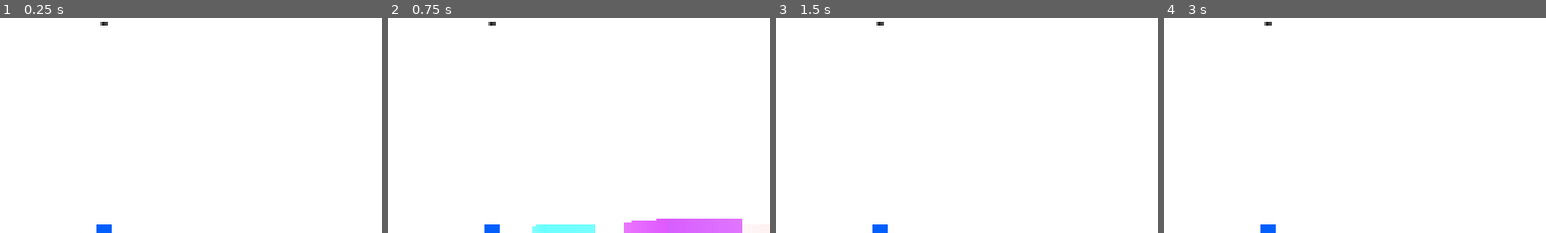
Above: before the commit, frames 1-4 (left to right).
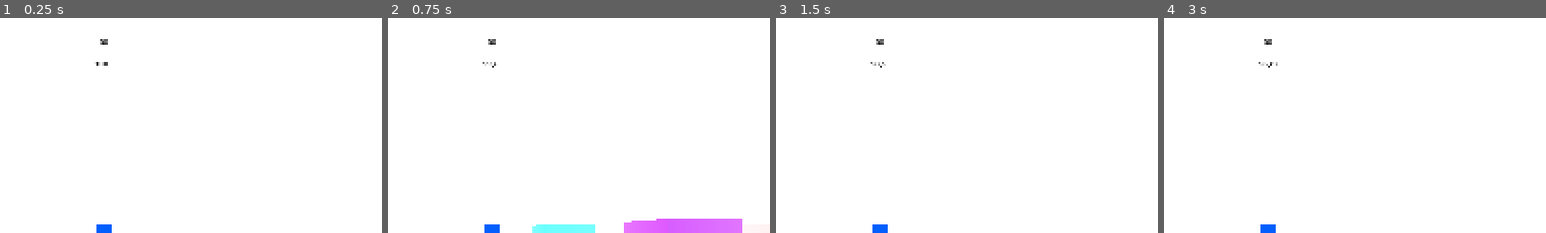
Above: after the commit, the same moments.

Repository: kurilluk/SkyHop-e-
Game: Godot game, scene res://sky/sky.tscn
Two runs of this game, one before a commit and one after it. Both use one fixed random seed, a clock stepped at 60 frames per second and the inputs below.
Inputs (mouse positions are % of the whole screen's width and height, from its top left):
- Up to frame 1 (0.25 s): no input
- Up to frame 2 (0.75 s): move the mouse to (55, 50) at 0.52 s; hold W (move_forward) from 0.53 s (still down); hold Shift (crouch) from 0.53 s (still down)
- Up to frame 3 (1.5 s): keep holding W (move_forward); move the mouse to (45, 50) at 1.27 s; release Shift (crouch) at 1.28 s; click (45, 50) at 1.35 s
- Up to frame 4 (3 s): keep holding W (move_forward); tap Shift (crouch) at 1.55 s; move the mouse to (52, 48) at 2.02 s; hold Shift (crouch) 2.03-2.78 s; move the mouse to (49, 52) at 2.77 s; tap Mouse wheel down (next_block) at 2.85 s
The pictures show only the part of the screen within x 36-86%, y 0-50%; the shares and areas given below are measured in that part.

The runs differ from the first frame. In frame 1, 0.1% of the frame differs, in the area x 24-29%, y 1-23%; in frame 2, 0.1%; in frame 3, 0.1%; in frame 4, 0.1%.

Commit message:
player collision improvement

Diff:
--- a/menu/ingame/pause_menu.gd
+++ b/menu/ingame/pause_menu.gd
@@ -17,6 +17,7 @@
 	if Input.is_action_just_pressed(&"pause"):
 		_is_paused = not _is_paused
 		pause.visible = _is_paused
+		get_tree().paused = _is_paused
 		#crosshair.visible = not crosshair.visible
 		#options.visible = false
 		if not _is_paused:
@@ -28,6 +29,7 @@
 func _on_Resume_pressed():
 	Input.set_mouse_mode(Input.MOUSE_MODE_CAPTURED)
 	#crosshair.visible = true
+	get_tree().paused = false
 	pause.visible = false
 	_is_paused = false
 
@@ -41,6 +43,7 @@
 func _on_MainMenu_pressed():
 	#voxel_world.clean_up()
 	#tree.change_scene_to_packed(load("res://menu/main/main_menu.tscn"))
+	get_tree().paused = false
 	get_tree().reload_current_scene()
 
 
--- a/menu/ingame/pause_menu.tscn
+++ b/menu/ingame/pause_menu.tscn
@@ -33,6 +33,7 @@
 texture = ExtResource("1")
 
 [node name="Pause" type="VBoxContainer" parent="."]
+process_mode = 2
 visible = false
 layout_mode = 0
 anchor_right = 1.0
@@ -120,6 +121,109 @@
 texture_focused = ExtResource("7_elacb")
 
 [node name="Label" type="Label" parent="Pause/ButtonHolder/MainButtons/Exit"]
+layout_mode = 0
+anchor_right = 1.0
+anchor_bottom = 1.0
+offset_top = -1.0
+offset_bottom = -18.0
+grow_horizontal = 2
+grow_vertical = 2
+theme_override_font_sizes/font_size = 60
+text = "Exit Game"
+horizontal_alignment = 1
+vertical_alignment = 1
+
+[node name="IntroScreen" type="VBoxContainer" parent="."]
+process_mode = 2
+visible = false
+layout_mode = 0
+anchor_right = 1.0
+anchor_bottom = 1.0
+grow_horizontal = 2
+grow_vertical = 2
+
+[node name="ButtonHolder" type="HBoxContainer" parent="IntroScreen"]
+layout_mode = 2
+size_flags_vertical = 3
+alignment = 1
+
+[node name="MainButtons" type="VBoxContainer" parent="IntroScreen/ButtonHolder"]
+layout_mode = 2
+theme_override_constants/separation = 20
+alignment = 1
+
+[node name="Start" type="TextureButton" parent="IntroScreen/ButtonHolder/MainButtons"]
+layout_mode = 2
+texture_normal = ExtResource("5")
+texture_pressed = ExtResource("5_sc8eq")
+texture_hover = ExtResource("6_xrlxa")
+texture_focused = ExtResource("7_elacb")
+
+[node name="Label" type="Label" parent="IntroScreen/ButtonHolder/MainButtons/Start"]
+layout_mode = 0
+anchor_right = 1.0
+anchor_bottom = 1.0
+offset_top = -1.0
+offset_bottom = -18.0
+grow_horizontal = 2
+grow_vertical = 2
+theme_override_font_sizes/font_size = 60
+text = "Start Game"
+horizontal_alignment = 1
+vertical_alignment = 1
+
+[node name="Options" type="TextureButton" parent="IntroScreen/ButtonHolder/MainButtons"]
+visible = false
+layout_mode = 2
+texture_normal = ExtResource("5")
+texture_pressed = ExtResource("5_sc8eq")
+texture_hover = ExtResource("6_xrlxa")
+texture_focused = ExtResource("7_elacb")
+
+[node name="Label" type="Label" parent="IntroScreen/ButtonHolder/MainButtons/Options"]
+visible = false
+layout_mode = 0
+anchor_right = 1.0
+anchor_bottom = 1.0
+offset_top = -1.0
+offset_bottom = -18.0
+grow_horizontal = 2
+grow_vertical = 2
+theme_override_font_sizes/font_size = 60
+text = "Options"
+horizontal_alignment = 1
+vertical_alignment = 1
+
+[node name="MainMenu" type="TextureButton" parent="IntroScreen/ButtonHolder/MainButtons"]
+visible = false
+layout_mode = 2
+texture_normal = ExtResource("5")
+texture_pressed = ExtResource("5_sc8eq")
+texture_hover = ExtResource("6_xrlxa")
+texture_focused = ExtResource("7_elacb")
+
+[node name="Label" type="Label" parent="IntroScreen/ButtonHolder/MainButtons/MainMenu"]
+layout_mode = 0
+anchor_right = 1.0
+anchor_bottom = 1.0
+offset_top = -1.0
+offset_bottom = -18.0
+grow_horizontal = 2
+grow_vertical = 2
+theme_override_font_sizes/font_size = 60
+text = "Reset Game"
+horizontal_alignment = 1
+vertical_alignment = 1
+
+[node name="Exit" type="TextureButton" parent="IntroScreen/ButtonHolder/MainButtons"]
+visible = false
+layout_mode = 2
+texture_normal = ExtResource("5")
+texture_pressed = ExtResource("5_sc8eq")
+texture_hover = ExtResource("6_xrlxa")
+texture_focused = ExtResource("7_elacb")
+
+[node name="Label" type="Label" parent="IntroScreen/ButtonHolder/MainButtons/Exit"]
 layout_mode = 0
 anchor_right = 1.0
 anchor_bottom = 1.0
@@ -144,3 +248,7 @@
 [connection signal="pressed" from="Pause/ButtonHolder/MainButtons/Options" to="." method="_on_Options_pressed"]
 [connection signal="pressed" from="Pause/ButtonHolder/MainButtons/MainMenu" to="." method="_on_MainMenu_pressed"]
 [connection signal="pressed" from="Pause/ButtonHolder/MainButtons/Exit" to="." method="_on_Exit_pressed"]
+[connection signal="pressed" from="IntroScreen/ButtonHolder/MainButtons/Start" to="." method="_on_Resume_pressed"]
+[connection signal="pressed" from="IntroScreen/ButtonHolder/MainButtons/Options" to="." method="_on_Options_pressed"]
+[connection signal="pressed" from="IntroScreen/ButtonHolder/MainButtons/MainMenu" to="." method="_on_MainMenu_pressed"]
+[connection signal="pressed" from="IntroScreen/ButtonHolder/MainButtons/Exit" to="." method="_on_Exit_pressed"]
--- a/player/player.gd
+++ b/player/player.gd
@@ -28,6 +28,7 @@
 
 var _next_type
 var _score = 0
+var _energy = 100
 
 func _ready():
 	Input.set_mouse_mode(Input.MOUSE_MODE_CAPTURED)
@@ -133,15 +134,21 @@
 		#print("Collided with: ", collision.get_collider().name)
 
 	# Jumping, applied next frame.
-	if is_on_floor() and Input.is_action_pressed(&"jump"):
-		velocity.y = 5 # 7.5
+	#if is_on_floor() and Input.is_action_pressed(&"jump"):
+		#velocity.y = 5 # 7.5
 
 	if Input.is_action_pressed(&"crouch"):
+		_energy -= delta*2
 		if velocity.y < 0:
 			velocity.y = 0
 		velocity.y += MOVEMENT_JETPACK_STRENGTH * delta
 		if velocity.y > MAX_JETPACK_STRENTCH:
 			velocity.y = MAX_JETPACK_STRENTCH
+		$Energy.text = str(round(_energy * 100) / 100)
+			#_energy.snapped(0.01))
+		if _energy <= 0:
+			$Energy.text = "THE END"
+
 
 
 func _input(event):
--- a/player/player.tscn
+++ b/player/player.tscn
@@ -5,8 +5,8 @@
 
 [sub_resource type="CylinderShape3D" id="1"]
 margin = 0.0
-height = 1.75
-radius = 0.35
+height = 0.8
+radius = 0.25
 
 [sub_resource type="CameraAttributesPractical" id="CameraAttributesPractical_jyixh"]
 
@@ -19,7 +19,7 @@
 script = ExtResource("1")
 
 [node name="CollisionShape3D" type="CollisionShape3D" parent="." groups=["player"]]
-transform = Transform3D(1, 0, 0, 0, 1, 0, 0, 0, 1, 0, 0.875, 0)
+transform = Transform3D(1, 0, 0, 0, 1, 0, 0, 0, 1, 0, 0.4, 0)
 shape = SubResource("1")
 
 [node name="Head" type="Node3D" parent="."]
@@ -73,16 +73,29 @@
 anchor_left = 0.5
 anchor_right = 0.5
 offset_left = -20.0
+offset_top = 39.0
 offset_right = 20.0
-offset_bottom = 23.0
+offset_bottom = 62.0
 grow_horizontal = 2
 theme_override_colors/font_color = Color(0, 0, 0, 1)
 text = "00"
 horizontal_alignment = 1
 
+[node name="Energy" type="Label" parent="."]
+anchors_preset = 5
+anchor_left = 0.5
+anchor_right = 0.5
+offset_left = -20.0
+offset_top = 84.0
+offset_right = 20.0
+offset_bottom = 107.0
+grow_horizontal = 2
+theme_override_colors/font_color = Color(0, 0, 0, 1)
+text = "100"
+
 [node name="Area3D" type="Area3D" parent="."]
 collision_mask = 14
 
 [node name="CollisionShape3D2" type="CollisionShape3D" parent="Area3D" groups=["player"]]
-transform = Transform3D(1, 0, 0, 0, 1, 0, 0, 0, 1, 0, 0.875, 0)
+transform = Transform3D(1, 0, 0, 0, 1, 0, 0, 0, 1, 0, 0.5, 0)
 shape = SubResource("1")
